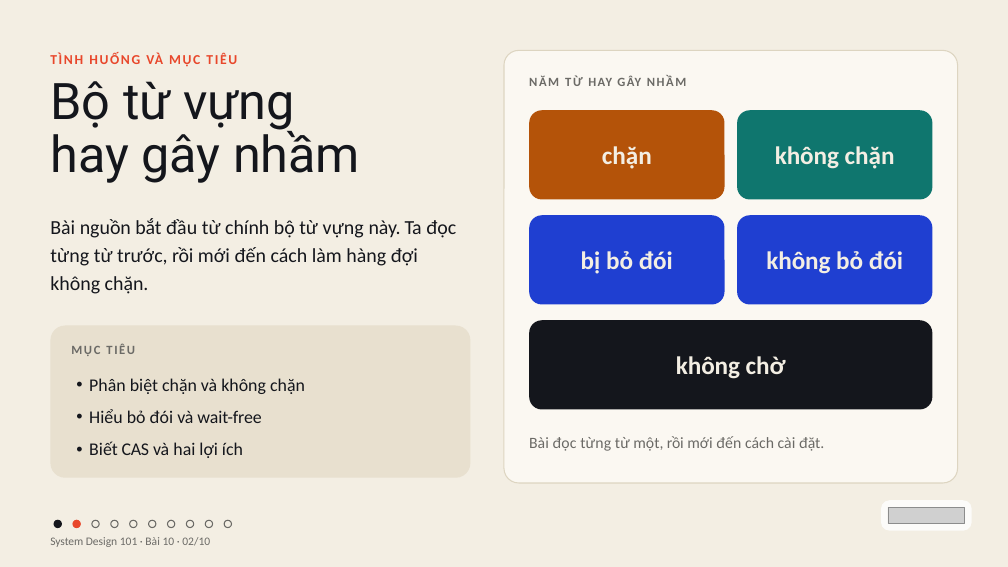
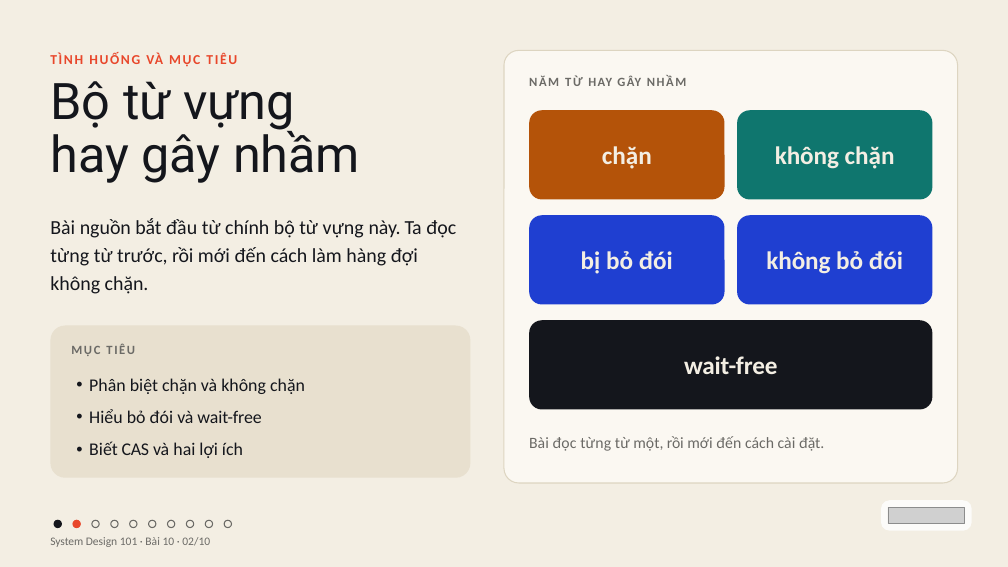
Before and after one commit to vohoailinh90/tool-marketing-studio, a slide deck: slide 2 of system-design-101/vi/lessons/sd-10-010/slides/sd-10-010.pptx. Drawn at 1008x567 pixels with LibreOffice and Linux fonts; fonts in the diff are those of the drawing; grey boxes stand for pictures. Boxes give left, top, right and bottom in pixels: in the first picture for what was removed or moved away, otherwise in the second. Text is boxed around its words. In the diff, an @@ line names an element or a change of style, - is before the commit and + after.

```diff
--- a/system-design-101/vi/lessons/sd-10-010/slides/sd-10-010.pptx
+++ b/system-design-101/vi/lessons/sd-10-010/slides/sd-10-010.pptx
@@ text in rounded rectangle at (684, 356, 778, 374): text changed @@
-không chờ
+wait-free
```
Also in this commit, not shown: 9 other slides changed.
